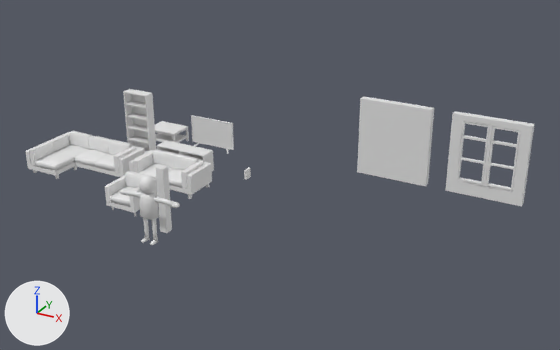
A saved change to the Blender file models.blend.
One viewpoint serves both versions: a camera (50 mm lens) standing at (9.31, -15.29, 8.67) and looking at (0.51, 0.72, 0.67). Lighting does not change. The marker at lower left points along +X, +Y and +Z.

Names of what the first picture shows: 'Bookshelf', 'CouchTable', 'HeightRef', 'LazyBoy', 'LoveSeat', 'Model', 'Soffa', 'TV', 'TVBench', 'Wall', 'WallWithWindow', 'Window'.
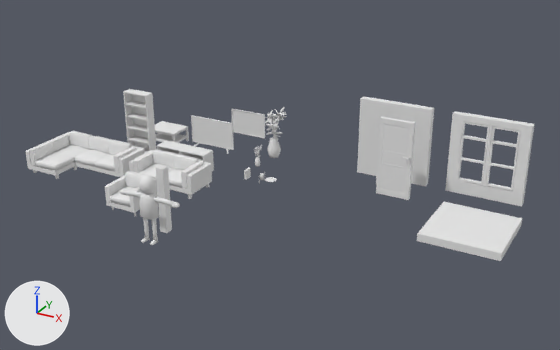
Pixel boxes [x1, y1, x2, y2] of what changed, in the pictures (560 x 350 px):
'Floor', added
    after: [417, 202, 522, 261]
'Door', added
    after: [376, 117, 416, 200]
'Painting', added
    after: [231, 109, 265, 138]
'PlantLarge', added
    after: [262, 107, 287, 158]
'PlantSmall', added
    after: [253, 145, 262, 167]
'Plate', added
    after: [265, 177, 277, 182]

What changed in the scene script:
```text
Add mat_texture:
    mat_texture = diffuse_material('Texture')
    mat_texture.base_color = (0.8, 0.8, 0.8)  # white #e7e7e7
Add me_cylinder_002:
    me_cylinder_002.from_pydata(...)  # 1285 vertices, 1161 faces; spans x -0.137..0.146, y -0.196..0.156, z 0.0..0.603
    me_cylinder_002.polygons.foreach_set('use_smooth', [True] * 1161)
    me_cylinder_002.materials.append(mat_texture)  # its picture is missing
Add me_cylinder_004:
    me_cylinder_004.from_pydata(...)  # 1292 vertices, 1168 faces; spans x -0.386..0.347, y -0.494..0.418, z 0.001..1.449
    me_cylinder_004.polygons.foreach_set('use_smooth', [True] * 1168)
    me_cylinder_004.materials.append(mat_texture)  # its picture is missing
Add me_cube_022:
    me_cube_022.from_pydata(...)  # 114 vertices, 100 faces; spans x -0.47..0.45, y -0.14..0.05, z 0.0..2.1
    me_cube_022.materials.append(mat_texture)  # its picture is missing
Add me_circle:
    me_circle.from_pydata(...)  # 32 vertices, 26 faces; spans x -0.165..0.165, y -0.165..0.165, z -0.001..0.01
    me_circle.materials.append(mat_texture)  # its picture is missing
Add me_plane_003:
    me_plane_003.from_pydata(...)  # 20 vertices, 18 faces; spans x -0.591..0.591, y -0.026..0.0, z -0.385..0.385
    me_plane_003.materials.append(mat_texture)  # its picture is missing
Add me_cube:
    me_cube.from_pydata(...)  # a box spanning x -1.0..1.0, y -1.0..1.0, z -2.0..0.0
    me_cube.materials.append(mat_texture)  # its picture is missing
Add ob_plantsmall:
    ob_plantsmall = bpy.data.objects.new('PlantSmall', me_cylinder_002)
    ob_plantsmall.location = (-1.1, 2.32, 0.0)
Add ob_plantlarge:
    ob_plantlarge = bpy.data.objects.new('PlantLarge', me_cylinder_004)
    ob_plantlarge.location = (-1.03, 3.16, 0.0)
Add ob_door:
    ob_door = bpy.data.objects.new('Door', me_cube_022)
    ob_door.location = (3.02, 2.29, 0.0)
Add ob_plate:
    ob_plate = bpy.data.objects.new('Plate', me_circle)
    ob_plate.location = (-0.28, 1.64, 0.0)
Add ob_painting:
    ob_painting = bpy.data.objects.new('Painting', me_plane_003)
    ob_painting.location = (-2.43, 4.04, 0.51)
Add ob_floor:
    ob_floor = bpy.data.objects.new('Floor', me_cube)
    ob_floor.location = (5.29, 1.6, 0.0)
    ob_floor.scale = (1.0, 1.0, 0.1)
```
